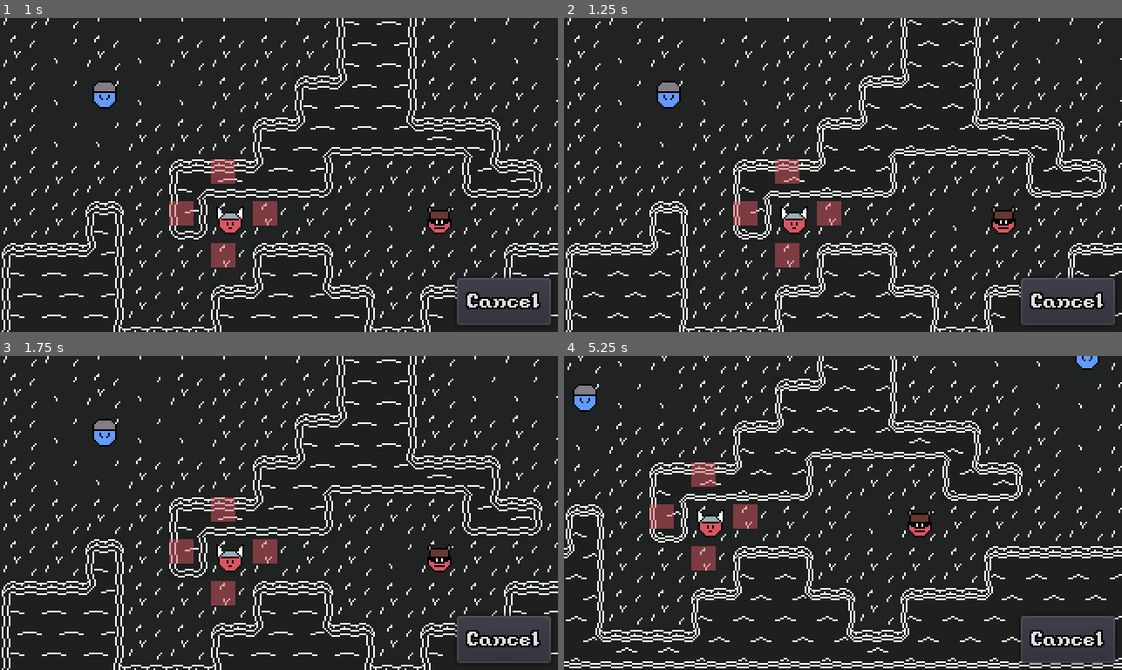
Above: before the commit, frames 1-4 (two rows, left to right).
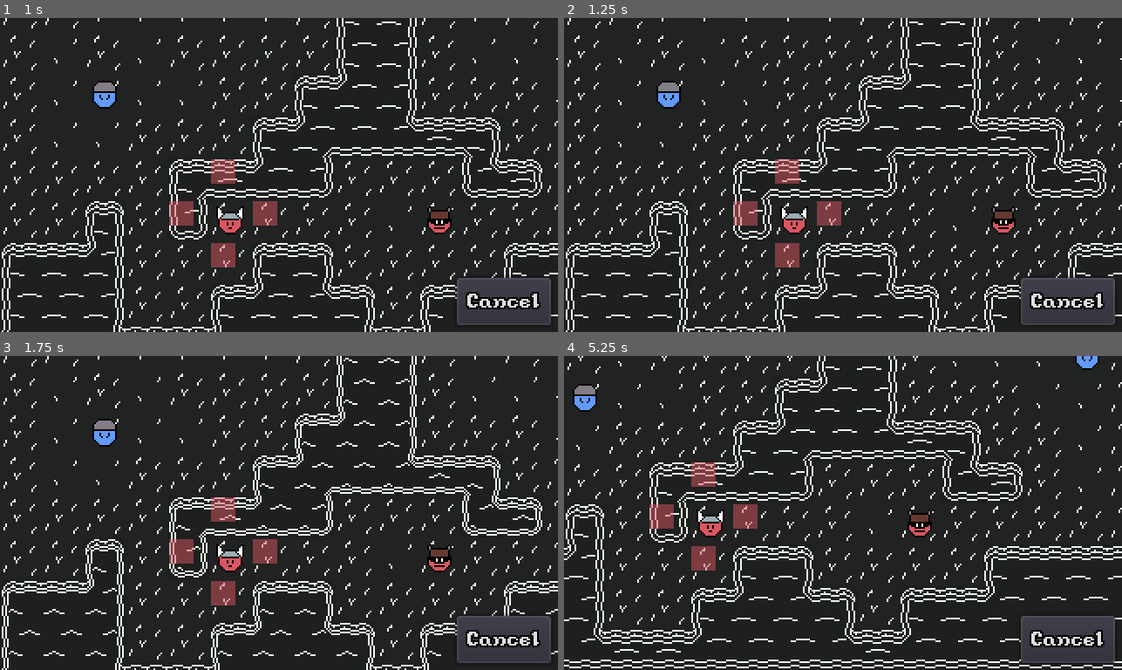
Above: after the commit, the same moments.

Repository: AaronWizard/LegendsOfMajesticSteel
Game: Godot game, scene res://src/game/Game.tscn
Same seed, same stepped clock (60 frames per second), same inputs: the game is played once before the commit and once after it.
Inputs (mouse positions are in pixels of both pictures, inside the frame that each line leads up to):
- Up to frame 1 (1 s): click "Attack" at 0.5 s
- Up to frame 2 (1.25 s): no input
- Up to frame 3 (1.75 s): move the mouse to (401, 497) at 1.27 s; click (401, 497) at 1.42 s
- Up to frame 4 (5.25 s): tap Enter at 2 s; drag from (731, 528) to (815, 575) at 2.02 s; move the mouse to (898, 443) at 2.77 s; click (898, 443) at 2.92 s; drag from (815, 575) to (675, 465) at 3.52 s; move the mouse to (1010, 560) at 4.27 s; click (1010, 560) at 4.42 s; tap Space at 5 s; drag from (675, 465) to (759, 434) at 5.02 s

Frame 1 is identical in both runs. In frame 2, 4.5% of the frame differs, in the area x 0-100%, y 0-100%; in frame 3, 4.5%; in frame 4, 5.9%, in the area x 0-100%, y 0-99%.

Commit message:
Tweaked water animation

Diff:
--- a/resources/animatedsprites/water_animation.tres
+++ b/resources/animatedsprites/water_animation.tres
@@ -5,7 +5,7 @@
 
 [resource]
 frames = 2
-fps = 2.0
+fps = 1.5
 frame_0/texture = ExtResource( 2 )
 frame_1/texture = ExtResource( 1 )
 frame_1/delay_sec = 0.0
